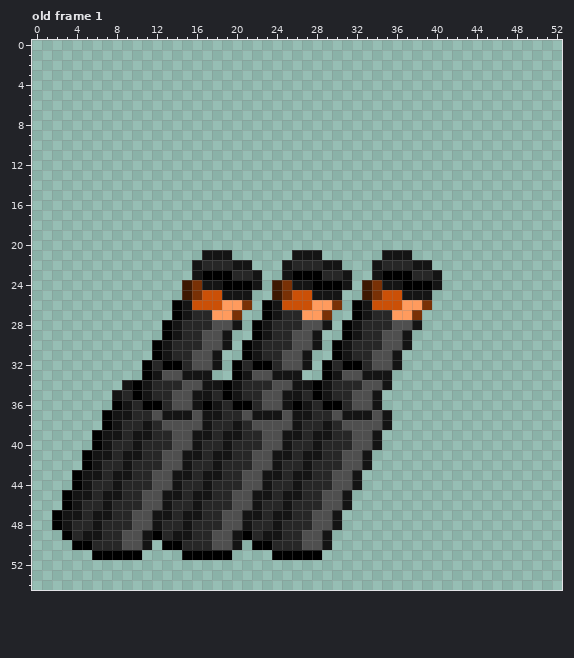
Edited in one commit: pixel-art file (monsters/boss/syndicate_krokodyl/ase/mortars.ase). The picture above is the old version.
53x55 pixels, 20 frames. Shown: old frame 1. The commit also changed other frames, which this record leaves out.
After the commit:
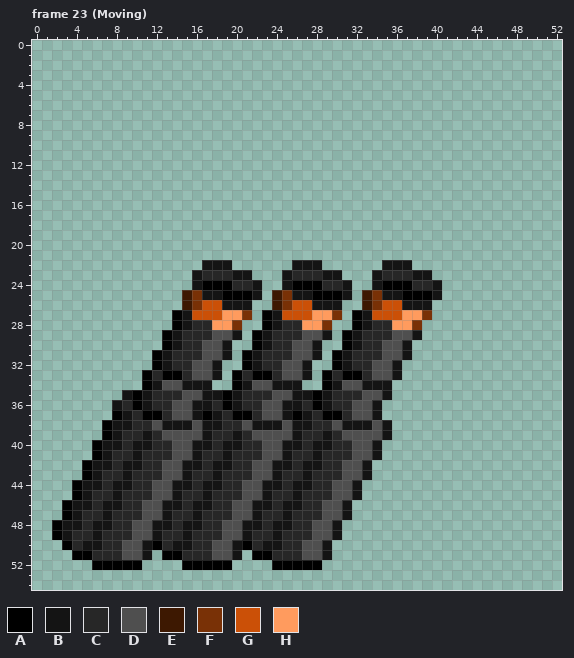
Palette (. is transparent): A #000000  B #141414  C #272727  D #4f4f4f  E #3d1801  F #793106  G #cb5007  H #ff9b5e
A new or re-ordered frame is compared with the old frame closest to it.
The exact change:
frames 20 -> 23
layer "Reference" now hidden
Changed rows in their new state; - is an unchanged pixel.
Frame 23 (Moving) is new; against old frame 1, layers "Mortar 1", "Mortar 2", "Mortar 3":
first column x 2:
21 ---------------...------...------...---
22 --------------.BBB..---.BBB..---.BBB..-
23 ---------------CCCBB.---CCCBB.---CCCBB.
24 -------------.BAA-CC--.BAA-CC--.BAA-CC-
25 ---------------BBAAAB---BBAAAB---BBAAAB
26 ------------.EF--BBB-.EF--BBB-.EF--BBB-
27 --------------GGG-HF---GGG-HF---GGG-HF-
28 -----------.AB--HHF-.AB--HHF-.AB--HHF--
29 ---------------C-DB-----C-DB-----C-DB--
30 ----------.AB------.AB------.AB--------
31 --------------C-DB-----C-DB-----C-DB---
32 ---------.ABC-----.ABC-----.ABC--------
33 ----------CAACDDB--CAACDDB--CAACDDB----
34 -------..ABDDBB-..ABDDBB-..ABDDBB------
35 ------.B----C-D-B----C-D-B----C-DB-----
36 ------BCABC----BCABC----BCABC----------
37 -----.A--AACDDBA--AACDDBA--AACDDB.-----
38 -------B-CDBBB--B-CDBBB--B-CDBBB-------
39 ----.A--C--D--D--C--D--D--C--D--DB-----
40 ------B--B-----B--B-----B--B-----------
41 ---.A--C---C-D--C---C-D--C---C-DB------
42 -----B--B-----B--B-----B--B------------
43 --.A--C---C-D--C---C-D--C---C-DB-------
44 ----B--B-----B--B-----B--B-------------
45 -.A--C---C-D--C---C-D--C---C-DB--------
46 ---B--B-----B--B-----B--B--------------
47 .A--C---C-D--C---C-D--C---C-DB---------
48 --B--B-----B--B-----B--B---------------
49 AB-C---C-DB-C---C-DB-C---C-DB----------
50 -ACBB-----ACBB-----ACBB----------------
51 --AACCCDDB-AACCCDDB-AACCCDDB-----------
52 ----AAAAA----AAAAA----AAAAA------------
